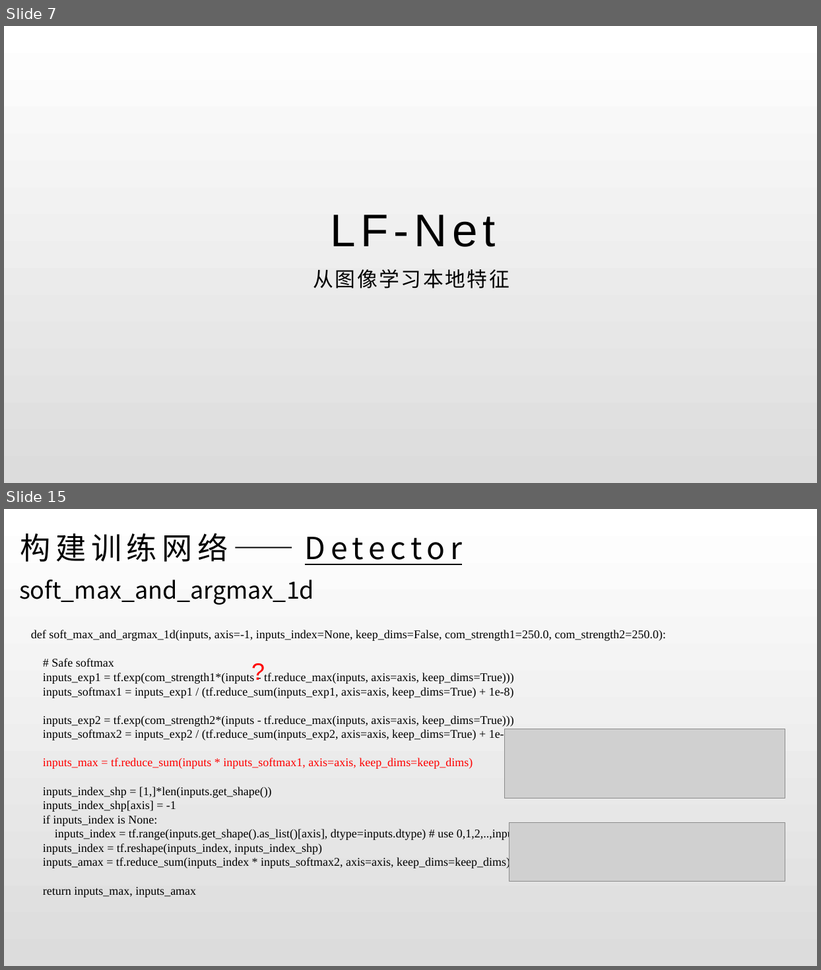
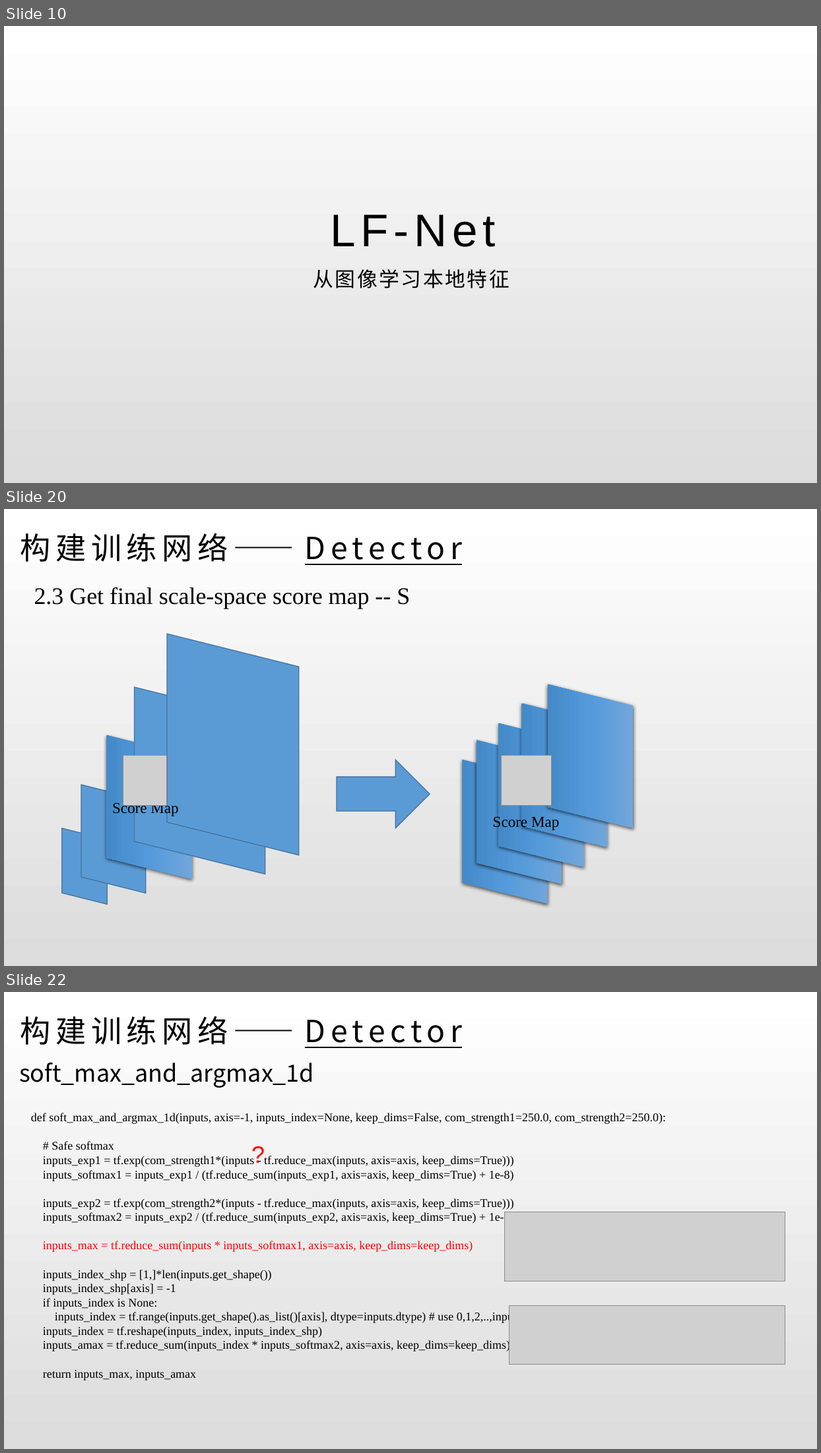
Before and after one commit to iamwangyabin/Awesome-Papers, a slide deck: paper/LF.pptx. Shown one above the other, each under a label of ours: slides 7 and 15 before the commit, slides 10, 20 and 22 after it; the slides between them are not shown. The pictures are 821x970 and 821x1453 pixels, drawn with LibreOffice and Linux fonts; fonts in the diff are those of the drawing; grey boxes stand for pictures. Boxes give left, top, right and bottom in pixels: in the first picture for what was removed or moved away, otherwise in the second. Text is boxed around its words. In the diff, an @@ line names an element or a change of style, - is before the commit and + after.

```diff
--- a/paper/LF.pptx
+++ b/paper/LF.pptx
@@ slide 20 added at [4,509,817,966], background gradient #FFFFFF to #DCDCDC @@
@@ title added at [20,533,228,562], 36 pt, text #000000 @@
+构建训练网络——Detector
@@ text added at [34,587,410,609], 28 pt, text #000000 @@
+2.3 Get final scale-space score map -- S
@@ parallelogram added at [167,634,299,855], fill #5B9BD5, outline #43739E 1 pt @@
@@ parallelogram added at [548,685,634,828], fill gradient #71A6DB to #559BDB to #448ACA @@
@@ parallelogram added at [135,687,265,875], fill #5B9BD5, outline #43739E 1 pt @@
@@ parallelogram added at [522,704,607,848], fill gradient #71A6DB to #559BDB to #448ACA @@
@@ parallelogram added at [499,723,584,867], fill gradient #71A6DB to #559BDB to #448ACA @@
@@ parallelogram added at [106,735,192,879], fill gradient #71A6DB to #559BDB to #448ACA @@
@@ parallelogram added at [477,740,562,884], fill gradient #71A6DB to #559BDB to #448ACA @@
@@ picture added at [123,756,168,806] @@
@@ right arrow added at [337,760,430,828], fill #5B9BD5, outline #43739E 1 pt @@
@@ parallelogram added at [462,760,547,904], fill gradient #71A6DB to #559BDB to #448ACA @@
@@ picture added at [493,756,537,806] @@
@@ picture added at [501,756,551,806] @@
@@ parallelogram added at [81,785,145,893], fill #5B9BD5, outline #43739E 1 pt @@
@@ text added at [112,801,178,817], 18 pt, text #000000 @@
+Score Map
@@ text added at [482,801,548,817], 18 pt, text #000000 @@
+Score Map
@@ text added at [493,815,559,830], 18 pt, text #000000 @@
+Score Map
@@ parallelogram added at [62,828,108,904], fill #5B9BD5, outline #43739E 1 pt @@
@@ what was slide 7 is now slide 10 @@
@@ what was slide 15 is now slide 22 @@
```
Also in this commit, not shown: 8 slides changed, 13 other slides added.
